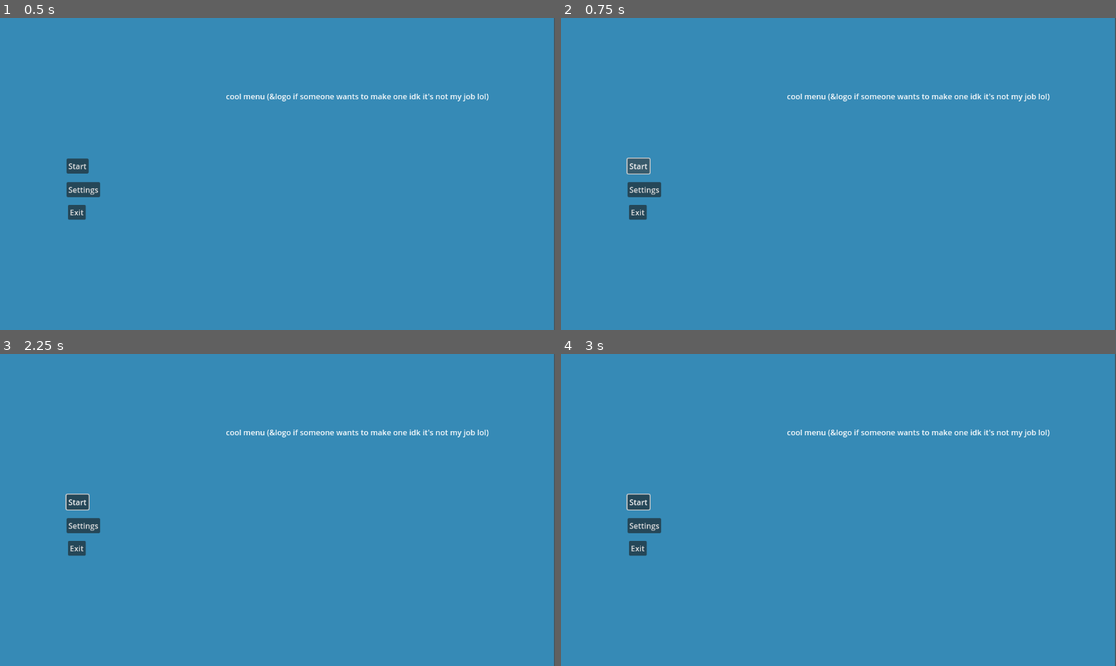
Above: before the commit, frames 1-4 (two rows, left to right).
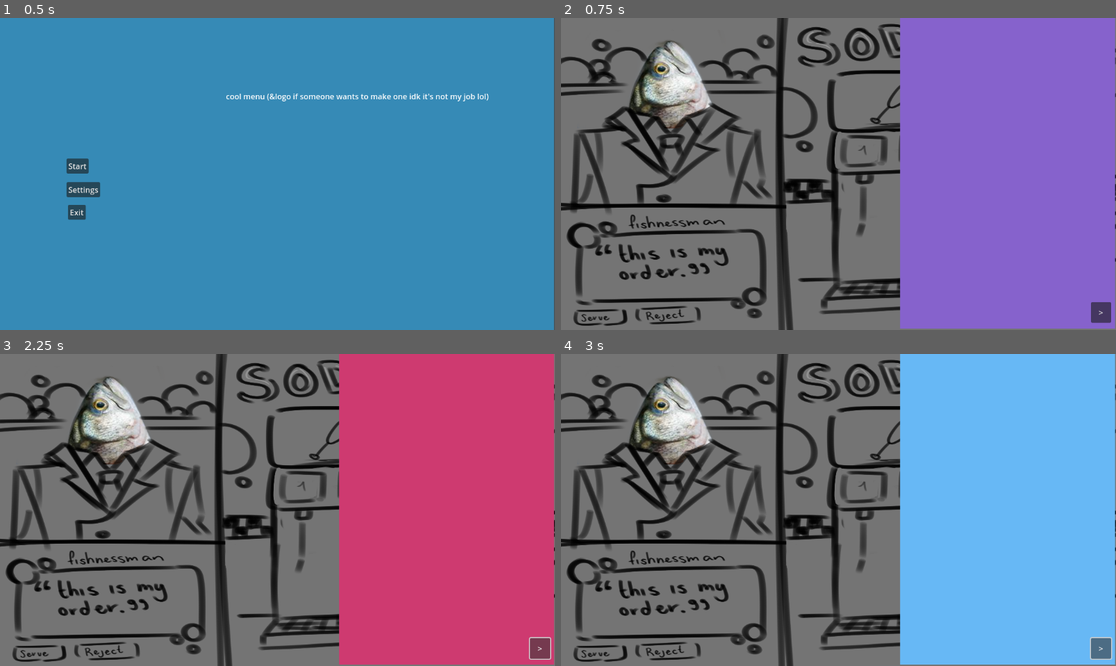
Above: after the commit, the same moments.

Repository: NagareNegishi/GGJ-Bar-acuda
Game: Godot game, scene res://Scenes/menu.tscn
Two runs of this game, one before a commit and one after it. Both use one fixed random seed, a clock stepped at 60 frames per second and the inputs below. The project has no main scene, so this scene is started directly.
Inputs (mouse positions are in pixels of both pictures, inside the frame that each line leads up to):
- Up to frame 1 (0.5 s): no input
- Up to frame 2 (0.75 s): click "Start" at 0.5 s
- Up to frame 3 (2.25 s): click (77, 500) at 1.25 s, where only the run before the commit has a clickable "Start"; click (538, 647) at 2 s, where only the run after the commit has a clickable ">"
- Up to frame 4 (3 s): click (1099, 647) at 2.75 s, where only the run after the commit has a clickable ">"

Frame 1 is identical in both runs. In frame 2, 100% of the frame differs, in the area x 0-100%, y 0-100%; in frame 3, 100%; in frame 4, 100%.

Commit message:
minor button fix

Diff:
--- a/Scenes/menu.gd
+++ b/Scenes/menu.gd
@@ -6,10 +6,11 @@
 	pass # Replace with function body.
 
 func _on_start_btn_pressed() -> void:
-	get_tree().change_scene_to_file("res://Scenes/Game/MainGame.tscn")
+	GameManager.curr_game_state = GameManager.GameStates.GAME
+	get_tree().change_scene_to_file("res://Scenes/Game/Main_Game.tscn")
 
 func _on_settings_btn_pressed() -> void:
-	#settings is currently a pop up, can easily be changed to a seperate scene
+	#settings is currently a pop up, can easily be changed to a seperate screen
 	var sett = load("res://Scenes/Settings.tscn").instantiate();
 	get_tree().current_scene.add_child(sett)
 
